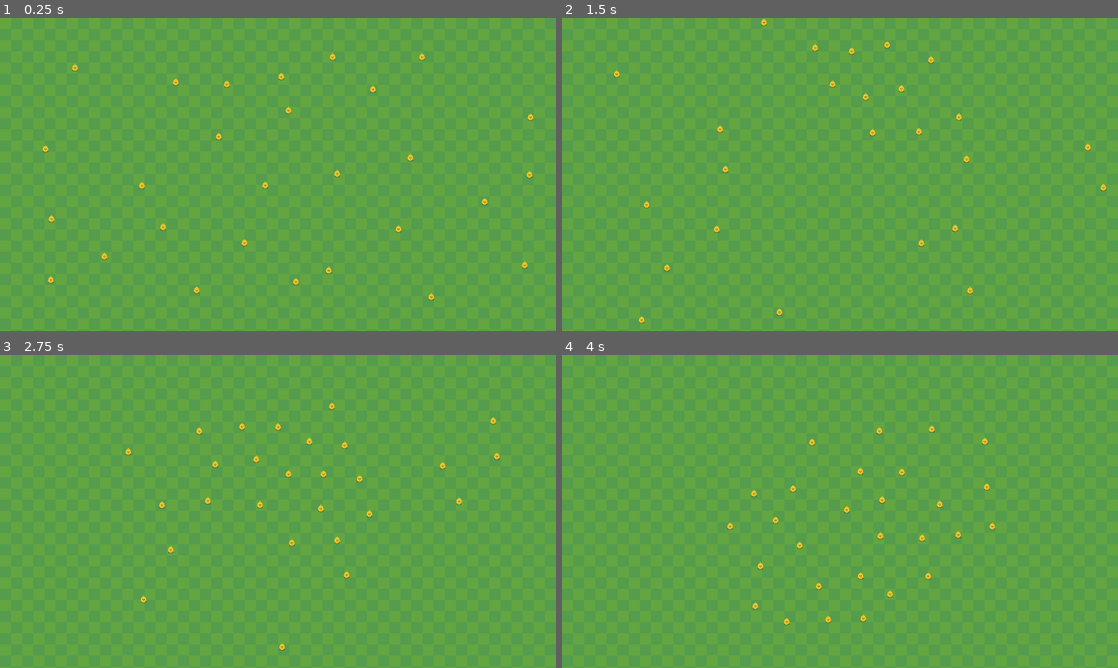
Above: before the commit, frames 1-4 (two rows, left to right).
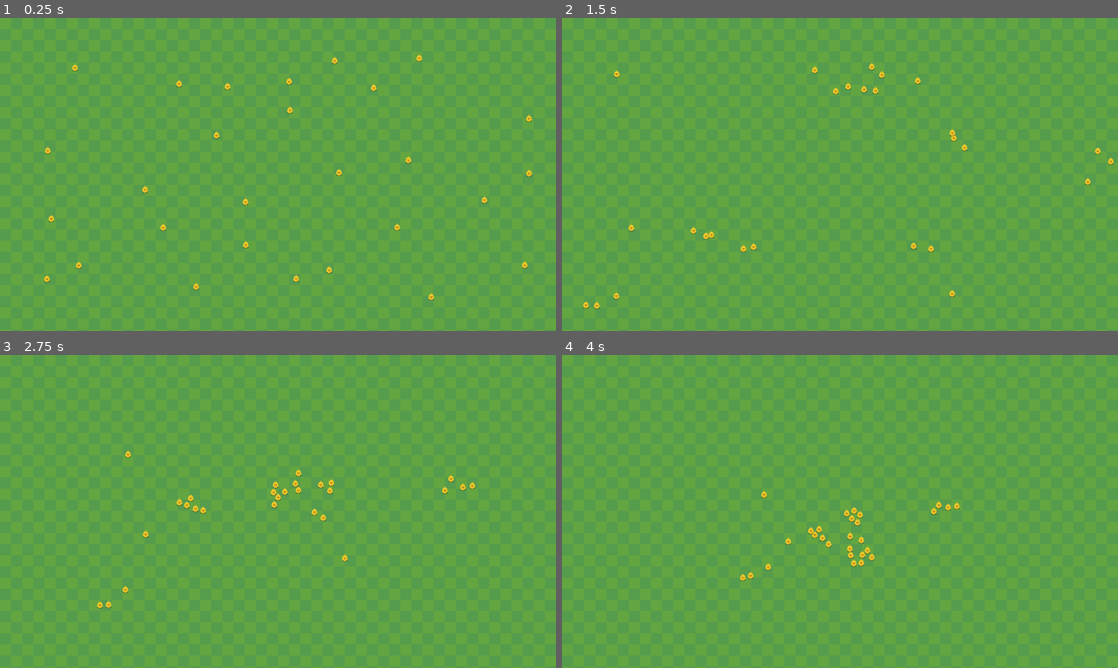
Above: after the commit, the same moments.

Repository: kyrick/godot-boids
Game: Godot game, scene res://src/Levels/ManyChickens.tscn
The game is run twice, just before and just after one commit, with the same random seed, the same clock (stepped at 60 frames per second) and the same inputs.
Inputs (mouse positions are in pixels of both pictures, inside the frame that each line leads up to):
- Up to frame 1 (0.25 s): no input
- Up to frame 2 (1.5 s): move the mouse to (962, 158) at 0.52 s; click (962, 158) at 0.67 s; move the mouse to (728, 190) at 1.27 s; click (728, 190) at 1.42 s
- Up to frame 3 (2.75 s): move the mouse to (333, 442) at 2.02 s; click (333, 442) at 2.17 s
- Up to frame 4 (4 s): move the mouse to (812, 574) at 2.77 s; click (812, 574) at 2.92 s; move the mouse to (1006, 558) at 3.52 s; click (1006, 558) at 3.67 s

The runs differ from the first frame. In frame 1, 0.6% of the frame differs, in the area x 7-96%, y 11-89%; in frame 2, 1.0%; in frame 3, 1.1%; in frame 4, 1.1%, in the area x 29-78%, y 22-87%.

Commit message:
scale avoid vector and center vectors properly

Diff:
--- a/src/Actors/Chicken/Chicken.gd
+++ b/src/Actors/Chicken/Chicken.gd
@@ -1,10 +1,11 @@
 extends "res://src/Actors/Actor.gd"
 
-export(float) var avoid_distance: = 100.0
+export(float) var avoid_distance: = 20.0
 
 var _flock: Array = []
 var _mouse_target = Vector2.INF
 var _velocity = Vector2(rand_range(-1, 1), rand_range(-1, 1)).normalized() * speed
+
 
 func _on_FlockView_body_entered(body: PhysicsBody2D):
 	if self != body:
@@ -52,7 +53,7 @@
 	var center_pos: = get_flock_center(flock)
 
 	var center_vector = global_position.direction_to(center_pos)
-	var center_speed = (global_position.distance_to(center_pos) / 100)
+	var center_speed = speed * (global_position.distance_to(center_pos) / $FlockView/ViewRadius.shape.radius)
 	return center_vector * center_speed
 
 
@@ -72,7 +73,7 @@
 	for f in flock:
 		var neighbor_pos: Vector2 = f.global_position
 		var d = global_position.distance_to(neighbor_pos)
-		if d < avoid_distance and d > 0:
-			avoid_vector -= (neighbor_pos - global_position).normalized() * pow(d, 2)
+		if d > 0 and d < avoid_distance:
+			avoid_vector -= (neighbor_pos - global_position).normalized() * (avoid_distance / d * speed)
 
 	return avoid_vector
--- a/src/Actors/Chicken/Chicken.tscn
+++ b/src/Actors/Chicken/Chicken.tscn
@@ -7,11 +7,11 @@
 [ext_resource path="res://assets/sprites/Characters/Chick_Left.png" type="Texture" id=5]
 [ext_resource path="res://src/Actors/Chicken/Chicken.gd" type="Script" id=6]
 
-[sub_resource type="SpriteFrames" id=4]
+[sub_resource type="SpriteFrames" id=1]
 animations = [ {
-"frames": [ ExtResource( 1 ) ],
+"frames": [ ExtResource( 4 ) ],
 "loop": true,
-"name": "walk_down",
+"name": "dead",
 "speed": 5.0
 }, {
 "frames": [ ExtResource( 5 ) ],
@@ -19,19 +19,19 @@
 "name": "walk_left",
 "speed": 5.0
 }, {
+"frames": [ ExtResource( 2 ) ],
+"loop": true,
+"name": "walk_up",
+"speed": 5.0
+}, {
 "frames": [ ExtResource( 3 ) ],
 "loop": true,
 "name": "walk_right",
 "speed": 5.0
 }, {
-"frames": [ ExtResource( 4 ) ],
+"frames": [ ExtResource( 1 ) ],
 "loop": true,
-"name": "dead",
-"speed": 5.0
-}, {
-"frames": [ ExtResource( 2 ) ],
-"loop": true,
-"name": "walk_up",
+"name": "walk_down",
 "speed": 5.0
 } ]
 
@@ -52,7 +52,7 @@
 [node name="AnimatedSprite" type="AnimatedSprite" parent="."]
 position = Vector2( -7.62939e-06, -0.231535 )
 scale = Vector2( 0.251141, 0.251711 )
-frames = SubResource( 4 )
+frames = SubResource( 1 )
 animation = "walk_down"
 
 [node name="CollisionShape2D" type="CollisionShape2D" parent="."]
